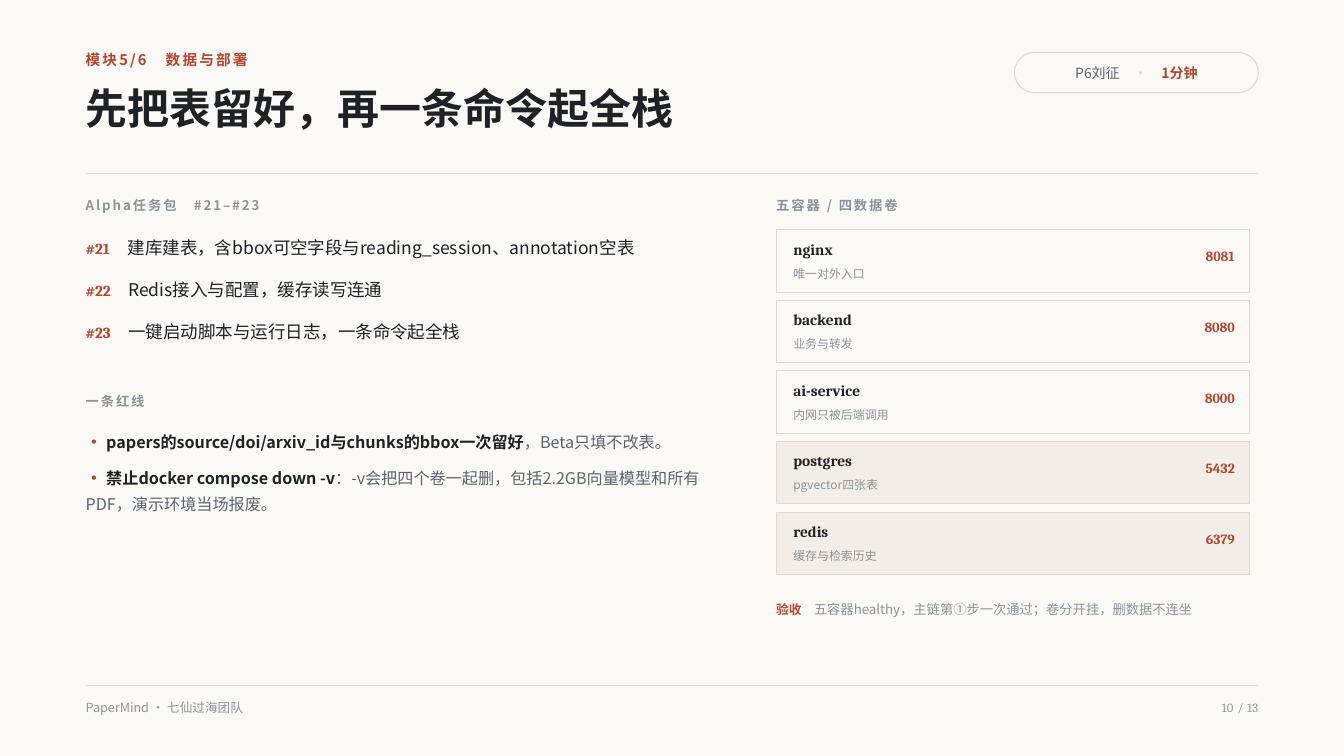
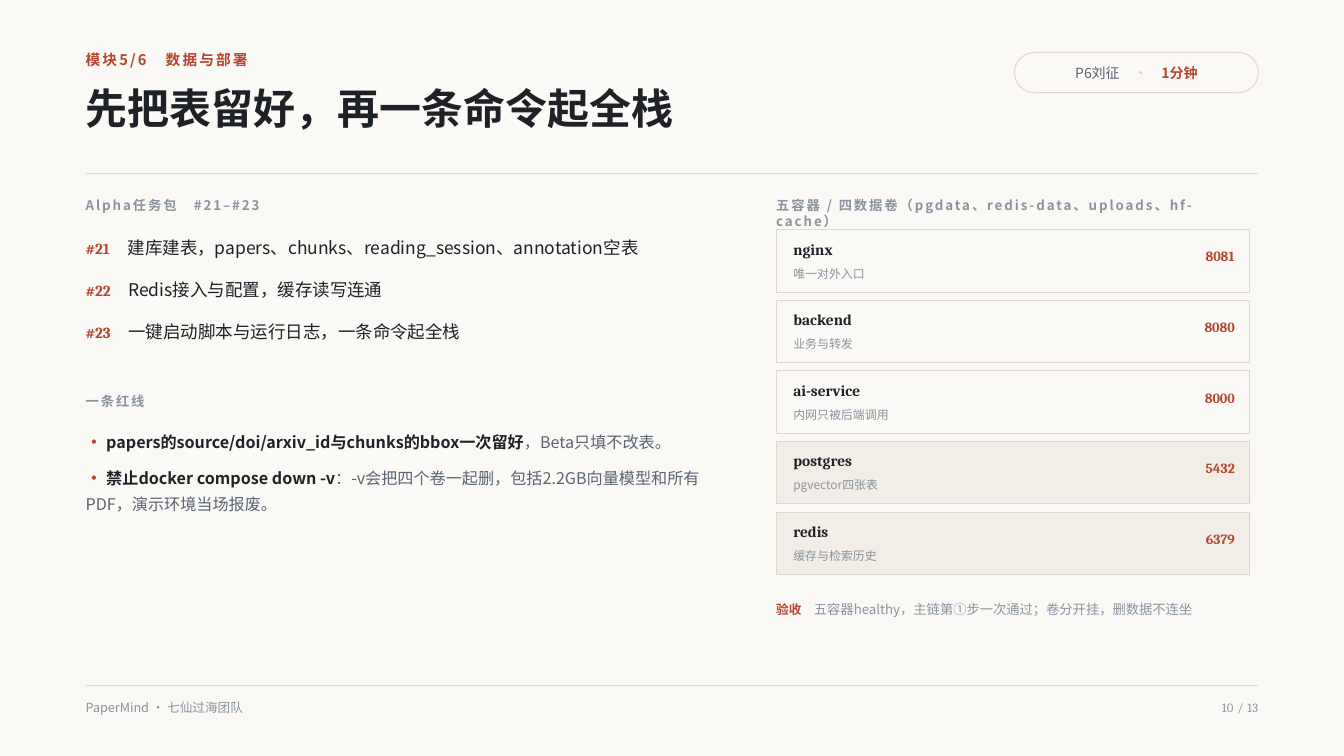
Before and after one commit to lin612320/TeamProject-PaperReadingHelper, a slide deck: slide 10 of docs/汇报/PaperMind项目汇报.pptx. Drawn at 1344x756 pixels with LibreOffice and Linux fonts; fonts in the diff are those of the drawing. Boxes give left, top, right and bottom in pixels: in the first picture for what was removed or moved away, otherwise in the second. Text is boxed around its words. In the diff, an @@ line names an element or a change of style, - is before the commit and + after.

Commit message:
docs: 更新汇报 PPT（P6 数据与部署模块）

```diff
--- a/docs/汇报/PaperMind项目汇报.pptx
+++ b/docs/汇报/PaperMind项目汇报.pptx
@@ text at (776, 199, 1191, 230): text changed @@
-五容器 / 四数据卷
+五容器 / 四数据卷（pgdata、redis-data、uploads、hf-cache）
@@ text at (86, 239, 639, 259): text changed @@
-#21 建库建表，含bbox可空字段与reading_session、annotation空表
+#21 建库建表，papers、chunks、reading_session、annotation空表
```
